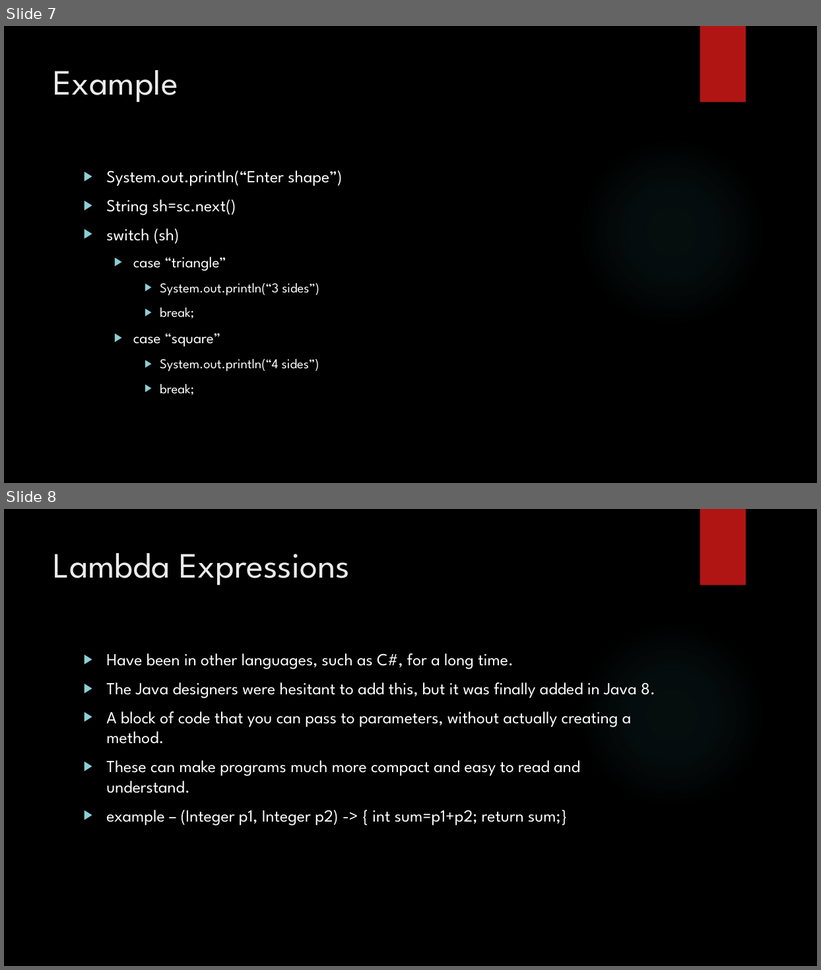
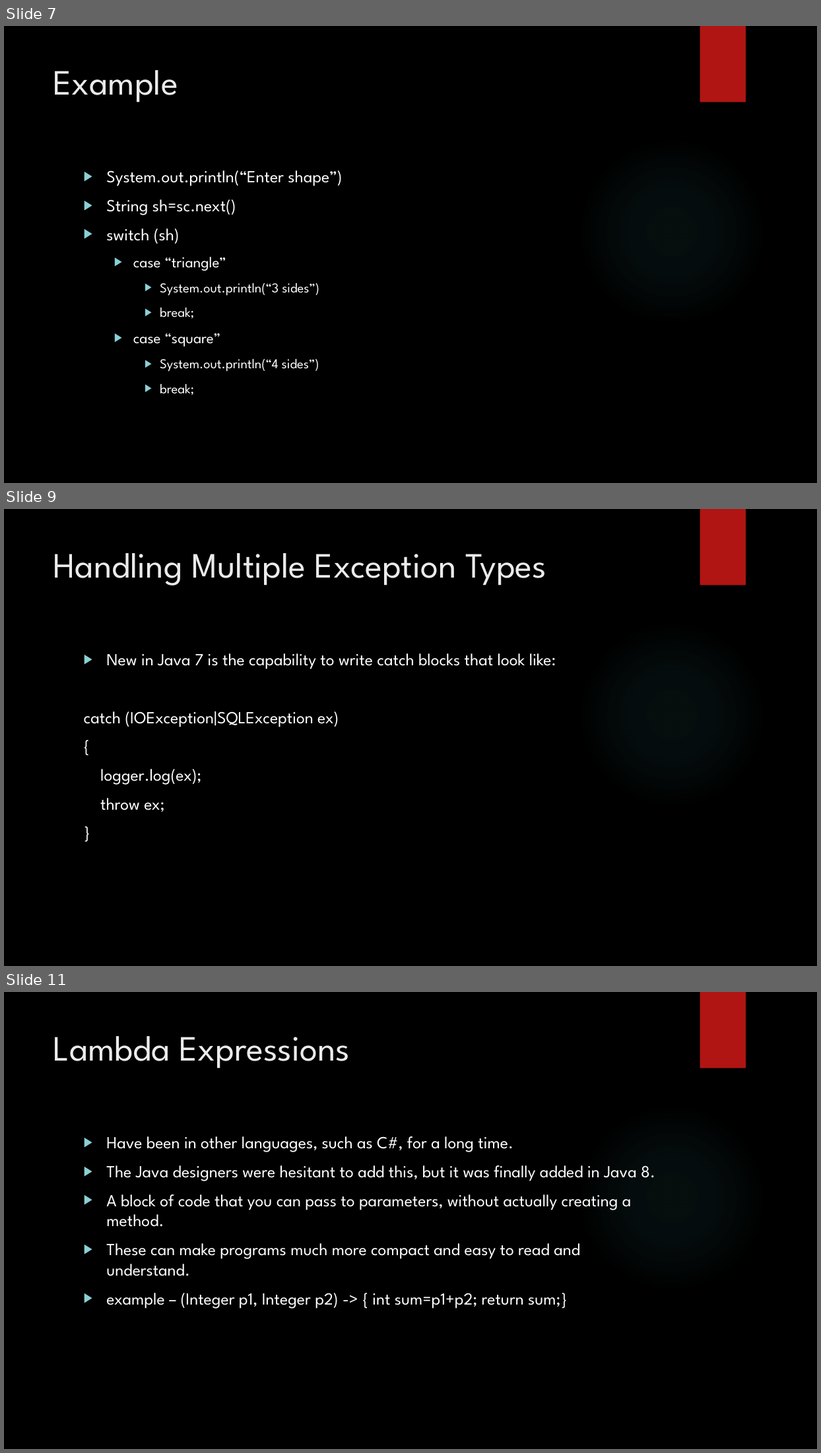
Before and after one commit to loganwrightoit/smartrm_dynamic, a slide deck: New Features of Java 7 and 8.pptx. Shown one above the other, each under a label of ours: slides 7 and 8 before the commit, slides 7, 9 and 11 after it; the slides between them are not shown. The pictures are 821x970 and 821x1453 pixels, drawn with LibreOffice and Linux fonts; fonts in the diff are those of the drawing; background and template pictures are left out. Boxes give left, top, right and bottom in pixels: in the first picture for what was removed or moved away, otherwise in the second. Text is boxed around its words. In the diff, an @@ line names an element or a change of style, - is before the commit and + after.

Commit message:
I added a section about exception handling

```diff
--- a/New Features of Java 7 and 8.pptx
+++ b/New Features of Java 7 and 8.pptx
@@ slide 9 added at (x1=4, y1=509, x2=817, y2=966), background picture (left out); not listed: 2 template elements that a slide beside it also shows @@
@@ title added at (x1=54, y1=553, x2=547, y2=586), 42 pt, text #EBEBEB @@
+Handling Multiple Exception Types
@@ text added at (x1=84, y1=654, x2=556, y2=812), 20 pt, text #FFFFFF @@
+▶ New in Java 7 is the capability to write catch blocks that look like:
+catch (IOException|SQLException ex)
+{
+logger.log(ex);
+throw ex;
+}
@@ what was slide 8 is now slide 11 @@
```
Also in this commit, not shown: 1 slide changed, 2 other slides added.
